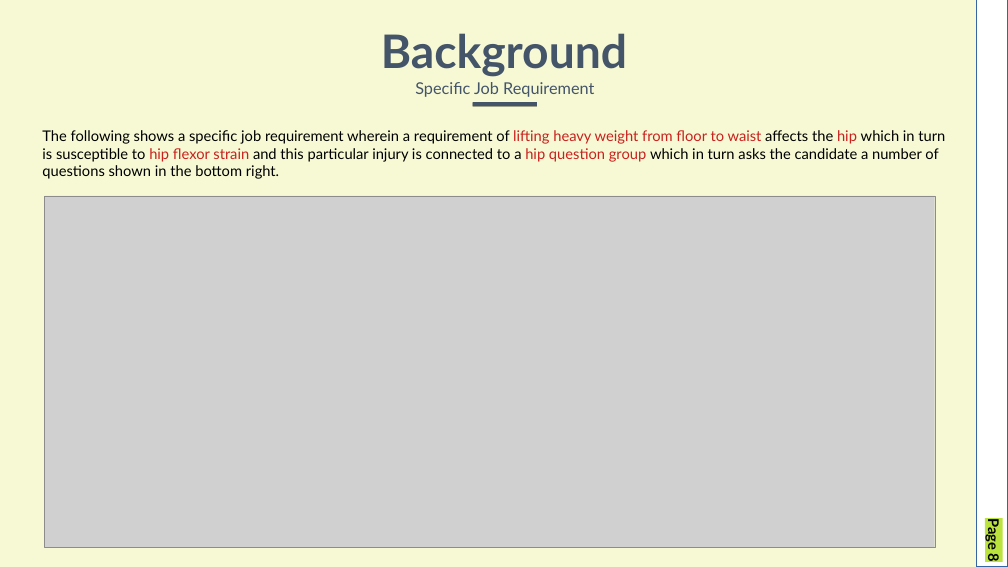
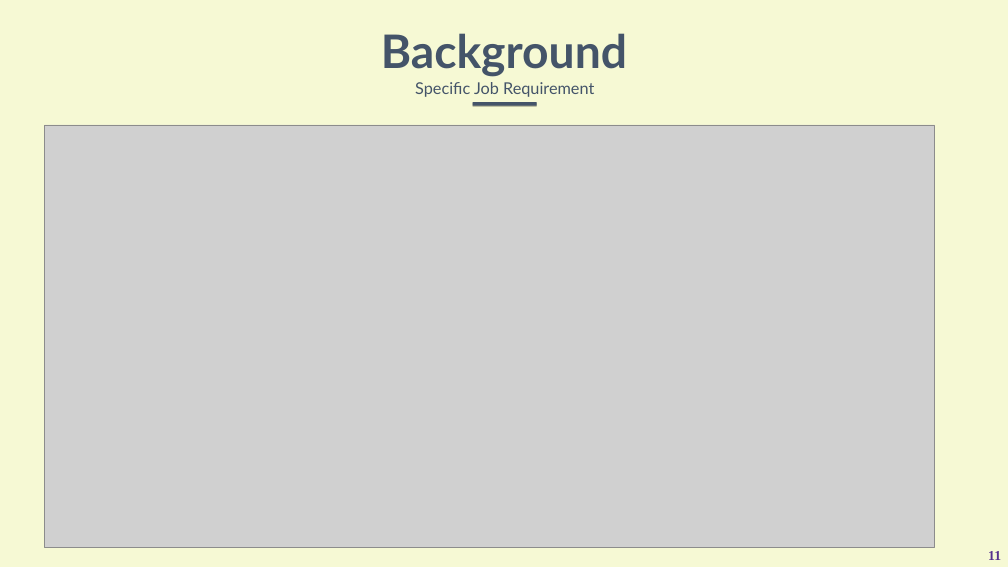
Before and after one commit to mcaple/TRM, a slide deck: slide 11 of CA1.pptx (slide 8 before the commit). Drawn at 1008x567 pixels with LibreOffice and Linux fonts; fonts in the diff are those of the drawing; grey boxes stand for pictures. Boxes give left, top, right and bottom in pixels: in the first picture for what was removed or moved away, otherwise in the second. Text is boxed around its words. In the diff, an @@ line names an element or a change of style, - is before the commit and + after.

```diff
--- a/CA1.pptx
+++ b/CA1.pptx
@@ rectangle removed at (977, 0, 1008, 567) @@
@@ text removed at (42, 130, 945, 179) @@
-The following shows a specific job requirement wherein a requirement of lifting heavy weight from floor to waist affects the hip which in turn is susceptible to hip flexor strain and this particular injury is connected to a hip question group which in turn asks the candidate a number of questions shown in the bottom right.
@@ picture: place and size @@
-picture at (45, 196, 935, 548)
+picture at (45, 125, 935, 548)
@@ page number removed at (985, 521, 1003, 562) @@
-Page 8
@@ page number added at (988, 551, 1001, 560), 26 pt, text #55308D, bold @@
+11
```
Also in this commit, not shown: 15 other slides changed, 27 slides added, 5 slides removed, 10 other files.
